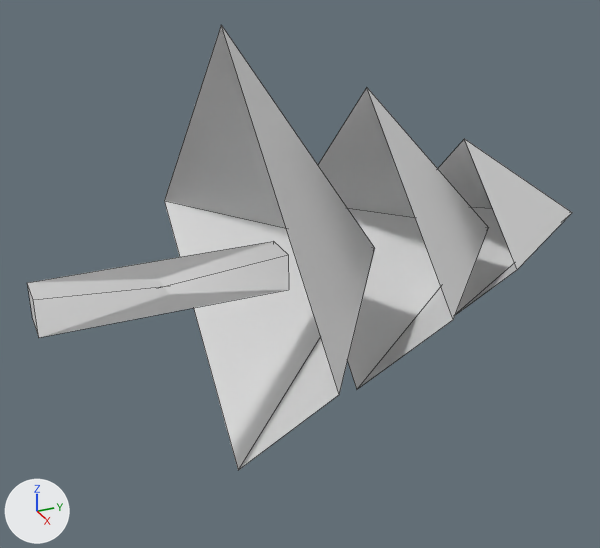
What one commit did to the OBJ model assets/tree_a.obj.
The view is the same before and after, from a 50 mm camera at (4.47, -0.35, 2.15) aimed at (-0.06, 1.69, -0.11). Lighting does not change. The marker at lower left points along +X, +Y and +Z. The first picture is the older version. Mesh edges are drawn as thin lines. Where no turn or scale is listed for an object, it has been applied to the vertices.

Names of what the first picture shows: 'tree_a'.
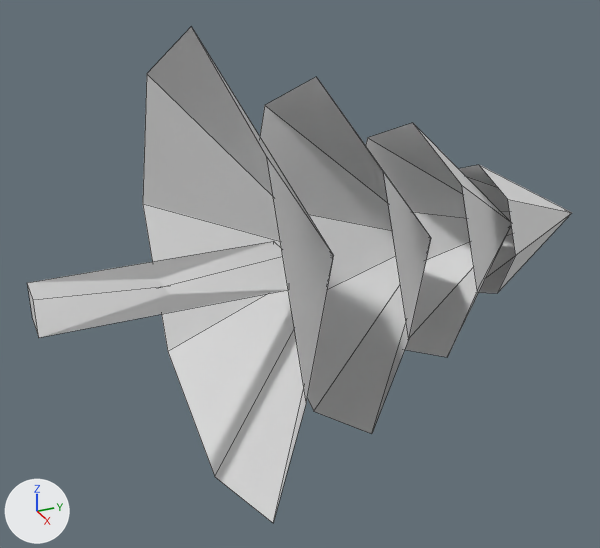
What the commit changed:
me_tree_a is used by ob_tree_a; location (0.0, 0.0, 0.0).
me_tree_a had 23 vertices, 17 faces and spanned x -1.5..1.5, y 0.0..3.88, z -1.5..1.5.
me_tree_a now has 44 vertices, 37 faces and spans x -1.5..1.5, y 0.0..3.88, z -1.5..1.5.
me_tree_a part 1: the loose piece of 5 vertices spanning x -1.5..1.5, y 1.19..2.21, z -1.5..1.5 is rebuilt with 9 vertices and now spans x -1.5..1.5, y 1.02..1.9, z -1.5..1.5.
me_tree_a part 2: the loose piece of 5 vertices spanning x -1.08..1.08, y 2.11..3.13, z -1.08..1.08 is rebuilt with 9 vertices and now spans x -1.17..1.17, y 1.77..2.65, z -1.17..1.17.
Part 3, on me_tree_a:
4 vertices are removed from x -0.68..0.68, y 2.86, z -0.68..0.67.
4 faces are deleted.
17 vertices are added at x -0.82..0.82, y 2.45..3.33, z -0.83..0.82.
16 new faces join them.

Where the change shows, as pixel boxes [x1, y1, x2, y2] in the pictures (600 x 548 px):
'tree_a', reshaped (11% taller)
    before: [27, 25, 572, 470]
    after: [27, 27, 572, 523]
part 1 of me_tree_a, rebuilt (9% narrower, 11% taller)
    before: [164, 25, 375, 470]
    after: [143, 27, 334, 523]
part 2 of me_tree_a, rebuilt (19% taller)
    before: [318, 88, 489, 389]
    after: [260, 77, 431, 434]
part 3 of me_tree_a, cut back
    before: [438, 139, 572, 315]
    after: [365, 123, 572, 357]
